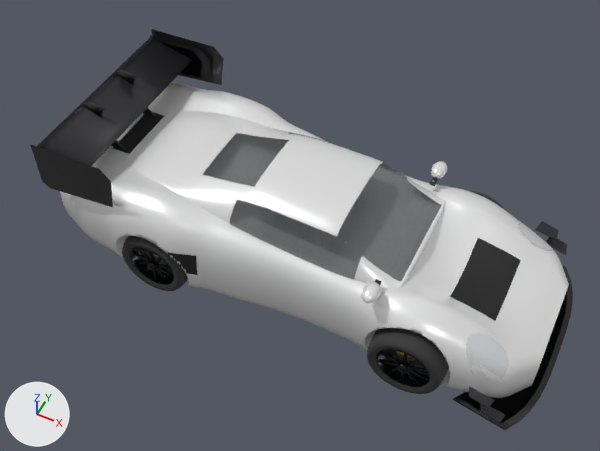
A saved change to the Blender file modules/graphics/cars_blend/porsche_911_gt3_r.blend.
The view is the same before and after, from a 50 mm lens placed at (2.45, -4.75, 6.4), pointed at (0.16, -0.18, 0.68). Lighting does not change. The marker at lower left points along +X, +Y and +Z. The picture after the commit comes second.

The first picture shows 'body', 'bumper_front', 'bumper_rear', 'cabin', 'canards', 'splitter_up', 'wheel_fl_spin', 'wheel_fr_spin', 'wheel_rr_spin', 'wing_rear', 'wing_rear_up2', 'wing_rear_up3' and 3 more.
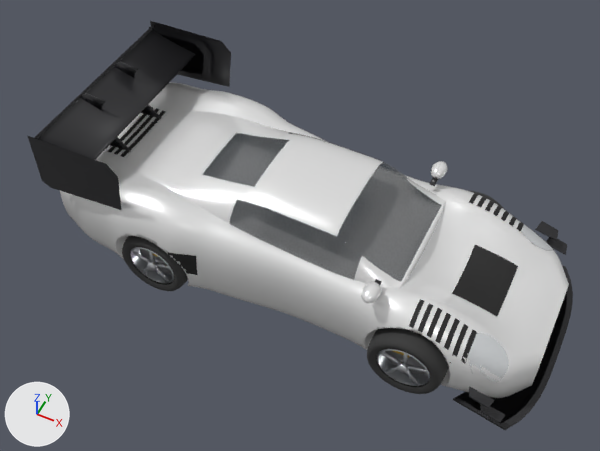
Changed parts and their boxes [x1, y1, x2, y2] in the pictures (600 x 451 px; the box of a moved part takes in the faces that stretch with it):
'wing_rear_up3', reshaped (6% taller)
    before: [30, 29, 224, 207]
    after: [28, 21, 231, 210]
'wheel_fr_spin', recoloured (black to grey)
    both: [374, 330, 448, 389]
'wheel_rr_spin', recoloured (black to grey)
    both: [127, 244, 177, 286]
'wing_rear_up2', reshaped (mostly hidden)
    before: [84, 35, 210, 164]
    after: [85, 27, 212, 150]
part 1 of me_body_004, reshaped
    before: [450, 238, 511, 357]
    after: [409, 193, 524, 364]
part 2 of me_body_004, reshaped
    before: [120, 113, 164, 154]
    after: [116, 109, 166, 157]
part 3 of me_body_002, moved or reshaped
    before: [485, 255, 521, 320]
    after: [486, 257, 518, 316]
part 4 of me_wing_rear, moved or reshaped (not visible before)
    after: [93, 75, 150, 147]
part 5 of me_wing_rear, moved or reshaped
    before: [162, 42, 203, 77]
    after: [161, 34, 204, 74]
part 6 of me_wing_rear_up2, moved or reshaped
    before: [86, 107, 119, 148]
    after: [85, 99, 124, 150]
part 7 of me_wing_rear_up2, moved or reshaped
    before: [120, 74, 150, 115]
    after: [118, 67, 155, 117]
part 8 of me_wing_rear_up2, moved or reshaped
    before: [150, 35, 210, 79]
    after: [149, 27, 212, 78]
part 9 of me_wing_rear_up3, moved or reshaped
    before: [40, 38, 192, 166]
    after: [38, 30, 195, 160]
part 10 of me_wing_rear_up3, moved or reshaped
    before: [37, 33, 155, 147]
    after: [34, 25, 154, 139]
part 11 of me_wing_rear_up3, moved or reshaped
    before: [83, 101, 126, 150]
    after: [81, 93, 131, 152]
part 12 of me_wing_rear_up3, moved or reshaped
    before: [116, 70, 156, 117]
    after: [114, 61, 161, 119]
part 13 of me_wing_rear_up3, moved or reshaped
    before: [30, 144, 113, 207]
    after: [28, 136, 121, 210]
part 14 of me_wing_rear_up3, moved or reshaped
    before: [151, 29, 224, 85]
    after: [150, 21, 231, 87]

Edits to the bpy script that builds the scene:
```text
Change mat_rim:
    mat_rim.base_color: (0.0144, 0.016, 0.0194) -> (0.578, 0.604, 0.631)  # black #202226 -> light grey #c8ccd0
Change me_body_004:
    remove me_body_004.from_pydata(...)  # 11293 vertices, 10736 faces; spans x -1.69..2.01, y -1.02..1.02, z 0.09..1.05
    add me_body_004.from_pydata(...)  # 14110 vertices, 13048 faces; spans x -1.69..2.01, y -1.02..1.02, z 0.09..1.05
    me_body_004 part 1: 6 vertices moved within x 2.01, y -0.81..0.81, z 0.6..0.69; 128 vertices removed from x 1.68..2.01, y -0.37..0.37, z 0.6..0.73; 2000 vertices added at x 1.49..2.01, y -0.88..0.88, z 0.55..0.87
    me_body_004 part 2: 44 vertices moved from x -1.69..-1.27, y -0.31..0.31, z 0.94..0.95 to x -1.69..-1.27, y -0.37..0.37, z 0.94..0.96; 91 vertices removed from x -1.67..-1.27, y -0.31..0.31, z 0.94..0.95; 1036 vertices added at x -1.69..-1.23, y -0.37..0.37, z 0.93..0.96
Change me_body_002:
    remove me_body_002.from_pydata(...)  # 5058 vertices, 4910 faces; spans x 2.01..2.57, y -0.88..0.88, z 0.09..0.73
    add me_body_002.from_pydata(...)  # 5072 vertices, 4910 faces, 12 loose edges; spans x 2.01..2.57, y -0.88..0.88, z 0.09..0.73
    me_body_002 part 3: 18 vertices moved from x 2.01..2.08, y -0.28..0.28, z 0.6..0.64 to x 2.01..2.1, y -0.31..0.23, z 0.59..0.62; 32 vertices removed from x 2.01..2.1, y -0.37..0.37, z 0.59..0.66; 32 vertices added at x 2.01..2.1, y -0.31..0.31, z 0.59..0.64
    other edits to the shape of me_body_002 do not show in these pictures
Change me_wing_rear:
    remove me_wing_rear.from_pydata(...)  # 104 vertices, 53 faces; spans x -2.1..-1.49, y -0.93..0.93, z 0.91..1.33
    add me_wing_rear.from_pydata(...)  # 104 vertices, 53 faces; spans x -2.1..-1.46, y -0.93..0.93, z 0.91..1.43
    me_wing_rear part 4: 32 of 104 vertices moved; they spanned x -2.1..-1.72, y -0.27..0.27, z 0.91..1.31 and now span x -2.1..-1.68, y -0.27..0.27, z 0.91..1.41; mean shift (0.01, 0.0, 0.06); largest move (-1.86, -0.27, 1.29) -> (-1.84, -0.27, 1.39)
    me_wing_rear part 5: 6 of 104 vertices moved; they spanned x -2.1..-1.49, y 0.93, z 0.94..1.33 and now span x -2.1..-1.46, y 0.93, z 0.98..1.43; mean shift (0.01, 0.0, 0.07); largest move (-1.49, 0.93, 1.22) -> (-1.46, 0.93, 1.32)
    other edits to the shape of me_wing_rear do not show in these pictures
Change me_wing_rear_up2:
    remove me_wing_rear_up2.from_pydata(...)  # 104 vertices, 53 faces; spans x -2.1..-1.4, y -0.93..0.93, z 0.91..1.38
    add me_wing_rear_up2.from_pydata(...)  # 104 vertices, 53 faces; spans x -2.1..-1.36, y -0.93..0.93, z 0.92..1.48
    me_wing_rear_up2 part 6: the loose piece of 16 vertices spanning x -2.1..-1.67, y -0.27..-0.26, z 0.91..1.36 is scaled about its middle by (1.1, 1, 1.23), then moved by (0.02, 0.0, 0.06)
    me_wing_rear_up2 part 7: the loose piece of 16 vertices spanning x -2.1..-1.67, y 0.26..0.27, z 0.91..1.36 is scaled about its middle by (1.1, 1, 1.23), then moved by (0.02, 0.0, 0.06)
    me_wing_rear_up2 part 8: 6 of 104 vertices moved; they spanned x -2.1..-1.4, y 0.93, z 0.92..1.38 and now span x -2.1..-1.36, y 0.93, z 0.94..1.48; mean shift (0.02, 0.0, 0.06); largest move (-1.5, 0.93, 1.38) -> (-1.46, 0.93, 1.48)
    other edits to the shape of me_wing_rear_up2 do not show in these pictures
Change me_wing_rear_up3:
    remove me_wing_rear_up3.from_pydata(...)  # 104 vertices, 53 faces; spans x -2.1..-1.26, y -0.96..0.96, z 0.89..1.43
    add me_wing_rear_up3.from_pydata(...)  # 104 vertices, 53 faces; spans x -2.1..-1.16, y -0.96..0.96, z 0.9..1.53
    me_wing_rear_up3 part 9: the loose piece of 56 vertices spanning x -2.06..-1.61, y -0.96..0.96, z 1.19..1.34 is scaled about its middle by (1.11, 1, 1.11), then moved by (0.02, 0.0, 0.09)
    me_wing_rear_up3 part 10: the loose piece of 4 vertices spanning x -2.05, y -0.96..0.96, z 1.34..1.38 is moved by (0.0, 0.0, 0.1)
    me_wing_rear_up3 part 11: the loose piece of 16 vertices spanning x -2.1..-1.61, y -0.27..-0.26, z 0.92..1.41 is scaled about its middle by (1.1, 1, 1.21), then moved by (0.02, 0.0, 0.06)
    me_wing_rear_up3 part 12: the loose piece of 16 vertices spanning x -2.1..-1.61, y 0.26..0.27, z 0.92..1.41 is scaled about its middle by (1.1, 1, 1.21), then moved by (0.02, 0.0, 0.06)
    me_wing_rear_up3 part 13: 6 of 104 vertices moved; they spanned x -2.1..-1.26, y -0.96, z 0.89..1.43 and now span x -2.1..-1.16, y -0.96, z 0.9..1.53; mean shift (0.05, 0.0, 0.05); largest move (-1.36, -0.96, 1.43) -> (-1.26, -0.96, 1.53)
    me_wing_rear_up3 part 14: 6 of 104 vertices moved; they spanned x -2.1..-1.26, y 0.96, z 0.89..1.43 and now span x -2.1..-1.16, y 0.96, z 0.9..1.53; mean shift (0.05, 0.0, 0.05); largest move (-1.36, 0.96, 1.43) -> (-1.26, 0.96, 1.53)
```
